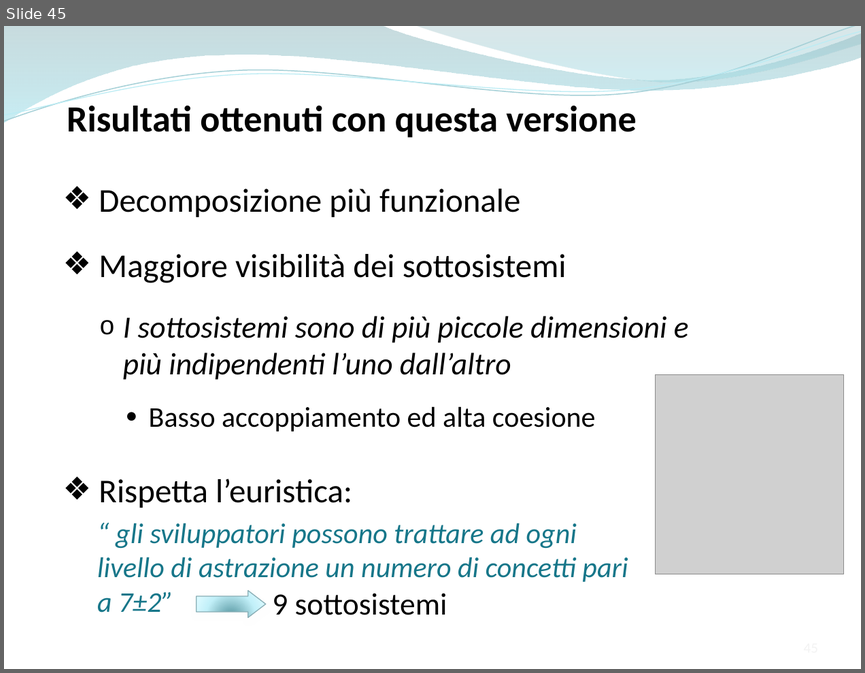
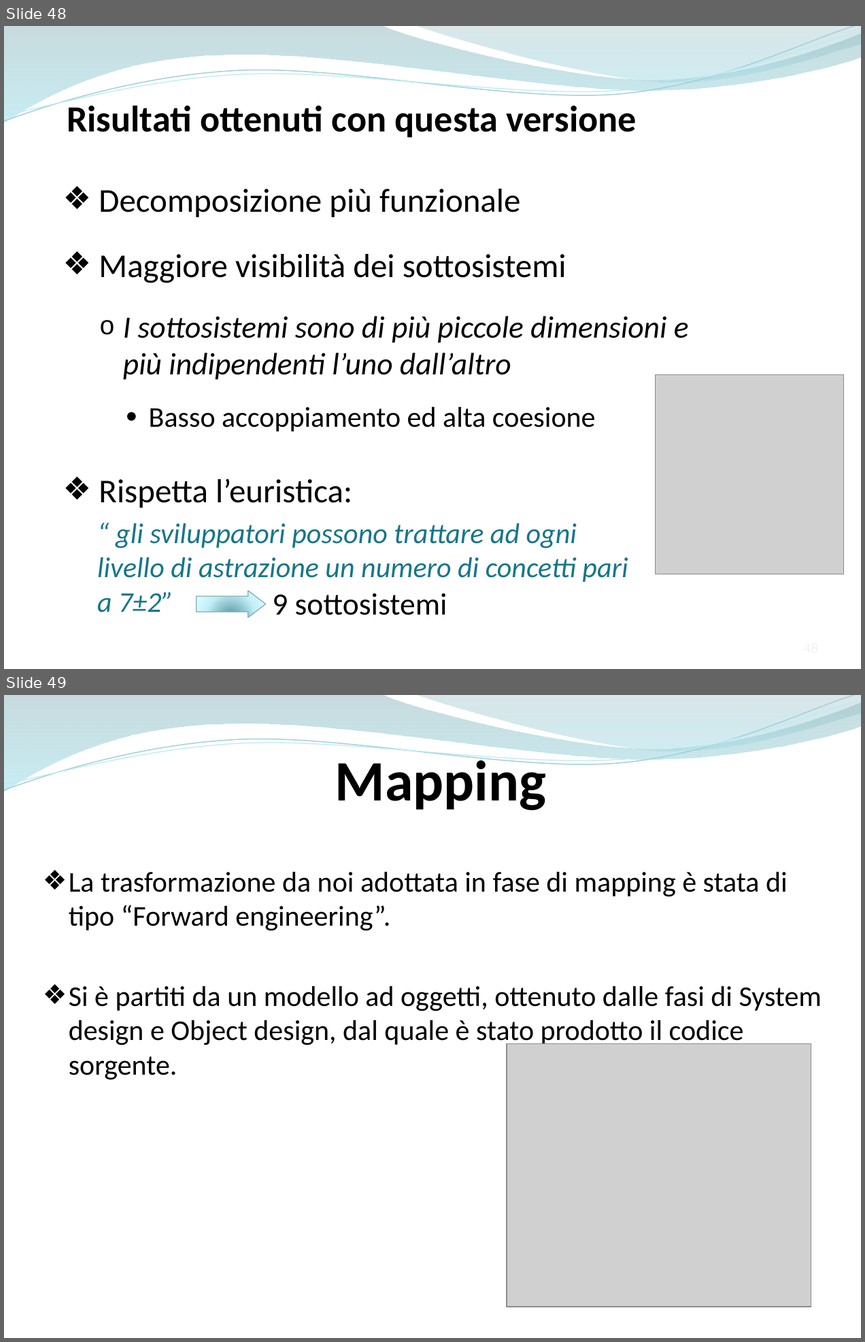
Before and after one commit to ammirate/at-silo, a slide deck: Presentazione/Atsilo2/Atsilo_M_PresentazioneFinale.pptx. Shown one above the other, each under a label of ours: slide 45 before the commit, slides 48 and 49 after it. The pictures are 865x673 and 865x1342 pixels, drawn with LibreOffice and Linux fonts; fonts in the diff are those of the drawing; grey boxes stand for pictures. Boxes give left, top, right and bottom in pixels: in the first picture for what was removed or moved away, otherwise in the second. Text is boxed around its words. In the diff, an @@ line names an element or a change of style, - is before the commit and + after.

```diff
--- a/Presentazione/Atsilo2/Atsilo_M_PresentazioneFinale.pptx
+++ b/Presentazione/Atsilo2/Atsilo_M_PresentazioneFinale.pptx
@@ slide 49 added at (x1=4, y1=695, x2=861, y2=1338), background #FFFFFF; not listed: 4 template elements that a slide beside it also shows @@
@@ text added at (x1=335, y1=753, x2=546, y2=811), 48 pt, text #000000, bold @@
+Mapping
@@ text added at (x1=69, y1=871, x2=821, y2=1080), 24 pt, text #000000 @@
+❖ La trasformazione da noi adottata in fase di mapping è stata di tipo “Forward engineering”.
+❖ Si è partiti da un modello ad oggetti, ottenuto dalle fasi di System design e Object design, dal quale è stato prodotto il codice sorgente.
@@ picture added at (x1=507, y1=1043, x2=811, y2=1306) @@
@@ what was slide 45 is now slide 48 @@
```
Also in this commit, not shown: 11 slides changed, 21 other slides added, 1 slide removed.
